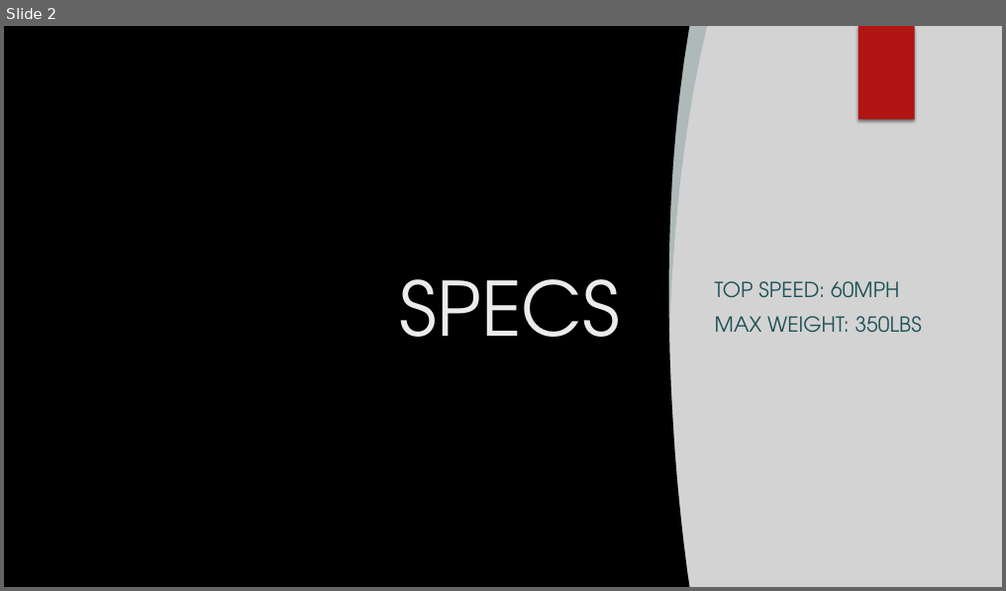
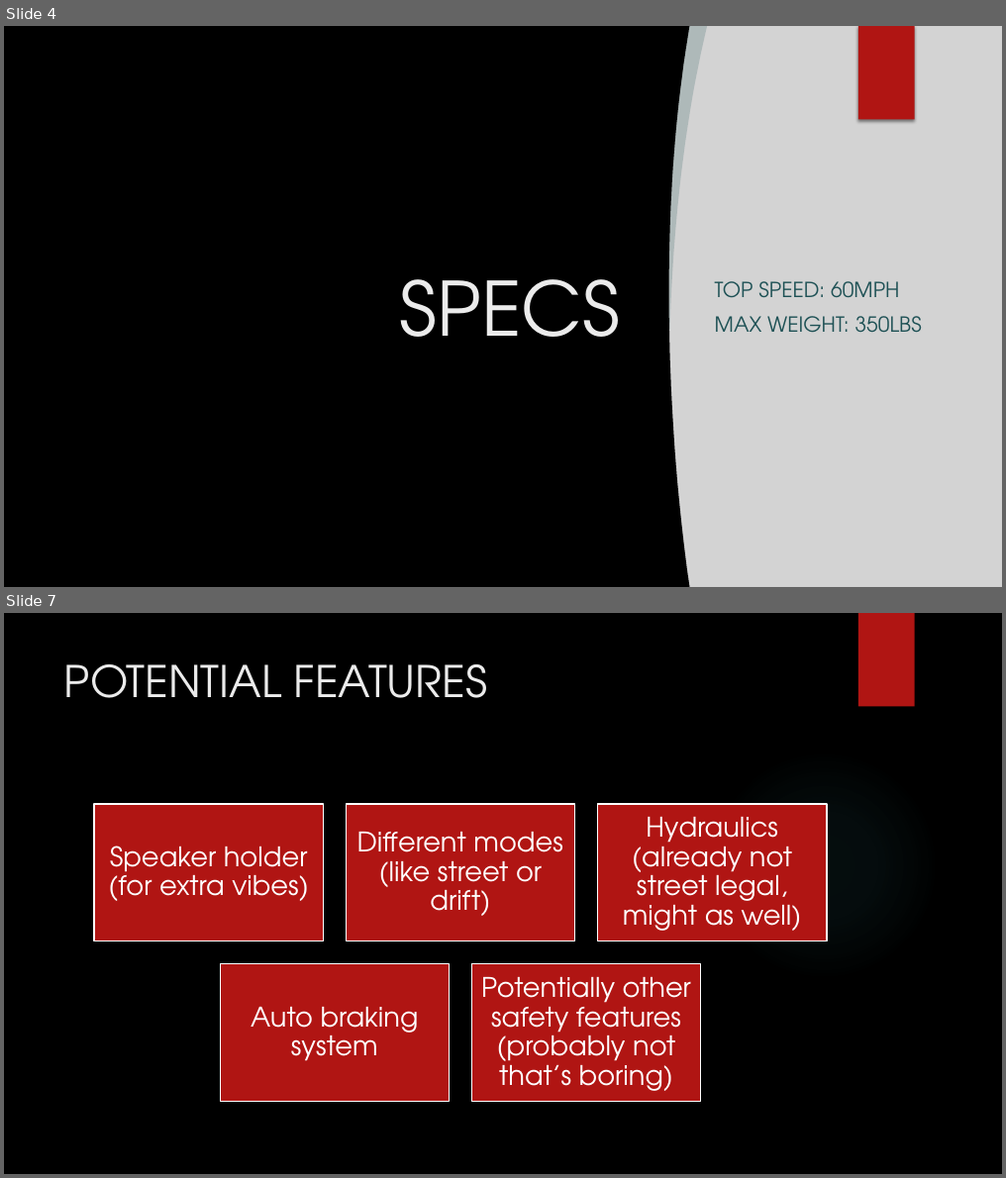
Before and after one commit to dangelicer/electric-bike, a slide deck: E-bike Proposal.pptx. Shown one above the other, each under a label of ours: slide 2 before the commit, slides 4 and 7 after it; the slides between them are not shown. The pictures are 1006x591 and 1006x1178 pixels, drawn with LibreOffice and Linux fonts; fonts in the diff are those of the drawing; grey boxes stand for pictures; background and template pictures are left out. Boxes give left, top, right and bottom in pixels: in the first picture for what was removed or moved away, otherwise in the second. Text is boxed around its words. In the diff, an @@ line names an element or a change of style, - is before the commit and + after.

```diff
--- a/E-bike Proposal.pptx
+++ b/E-bike Proposal.pptx
@@ slide 7 added at bbox=[4, 613, 1002, 1174], background picture (left out) @@
@@ rectangle added at bbox=[858, 613, 915, 707], fill #B01513 @@
@@ title added at bbox=[64, 664, 488, 698], 42 pt, text #EBEBEB @@
+POTENTIAL FEATURES
@@ ellipse added at bbox=[709, 750, 939, 980], fill gradient #50B9C1 @@
@@ group added at bbox=[94, 804, 827, 1101]: 5 rectangles, 5 texts @@
+Speaker holder (for extra vibes)
+Different modes (like street or drift)
+Hydraulics (already not street legal, might as well)
+Auto braking system
+Potentially other safety features (probably not that’s boring)
@@ what was slide 2 is now slide 4 @@
```
Also in this commit, not shown: 3 slides changed, 2 other slides added.
